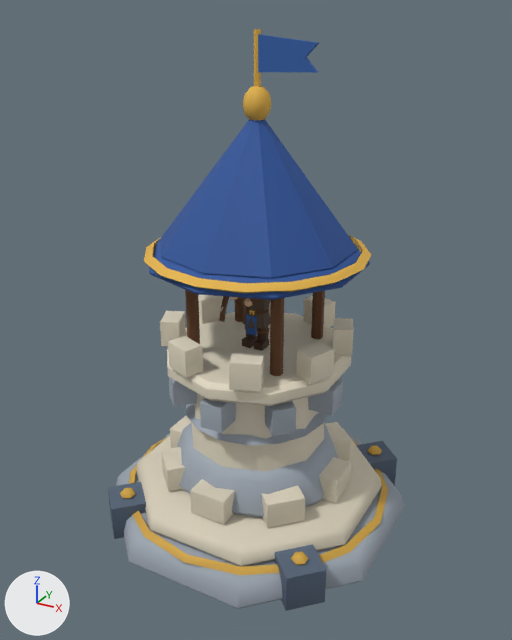
One commit to the glTF model assets/3d/tours/alliance-0.glb: the scene before it, then after it.
Both versions are drawn from a camera (50 mm lens) standing at (0.819, -1.494, 1.327) and looking at (0.009, -0.021, 0.591). The lights are fixed; the arrows at lower left show +X, +Y and +Z. The first picture is the older version. Where no turn or scale is listed for an object, it has been applied to the vertices. Vertices at exactly the same position are counted once.

The first picture shows 'Buste_peint', 'alliance_0_peint' and 4 more.
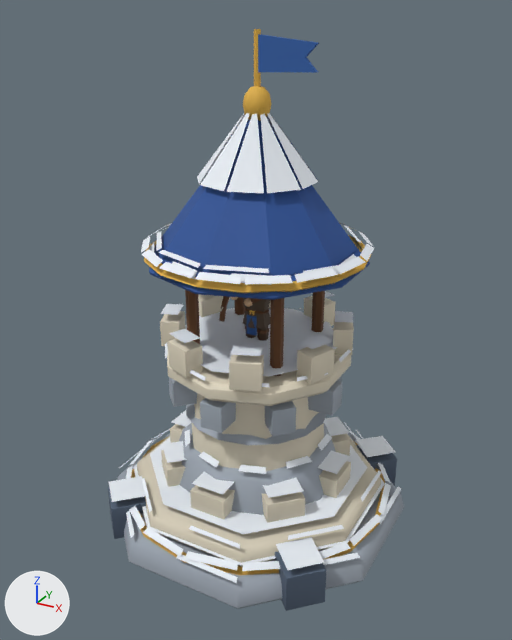
Location of each change, (x1, y1, x2, y2) in pixels of the pictures (512 x 640 px):
```json
{"part": 1, "of": "me_avancee", "change": "added", "after": [109, 410, 401, 583]}
{"part": 2, "of": "me_avancee", "change": "added", "after": [141, 113, 374, 285]}
{"part": 3, "of": "me_avancee", "change": "added", "after": [161, 291, 353, 400]}
```

Edits to the scene script, one JSON object a line:
```json
{"block": "me_avancee", "where": "# used by ob_alliance_0_peint; location = (0.0, 0.0, 0.75)"}
{"op": "remove", "block": "me_avancee", "code": "me_avancee.from_pydata(...)  # 795 vertices, 1406 faces; spans x -0.394..0.394, y -0.394..0.394, z -0.75..0.535"}
{"op": "add", "block": "me_avancee", "code": "me_avancee.from_pydata(...)  # 1333 vertices, 1686 faces; spans x -0.394..0.394, y -0.394..0.394, z -0.75..0.535"}
{"block": "me_avancee", "change": "me_avancee part 1: 242 vertices added at x -0.383..0.383, y -0.383..0.383, z -0.67..-0.49"}
{"block": "me_avancee", "change": "me_avancee part 2: 172 vertices added at x -0.29..0.29, y -0.29..0.29, z 0.035..0.38"}
{"block": "me_avancee", "change": "me_avancee part 3: 124 vertices added at x -0.243..0.243, y -0.254..0.254, z -0.284..-0.149"}
```
